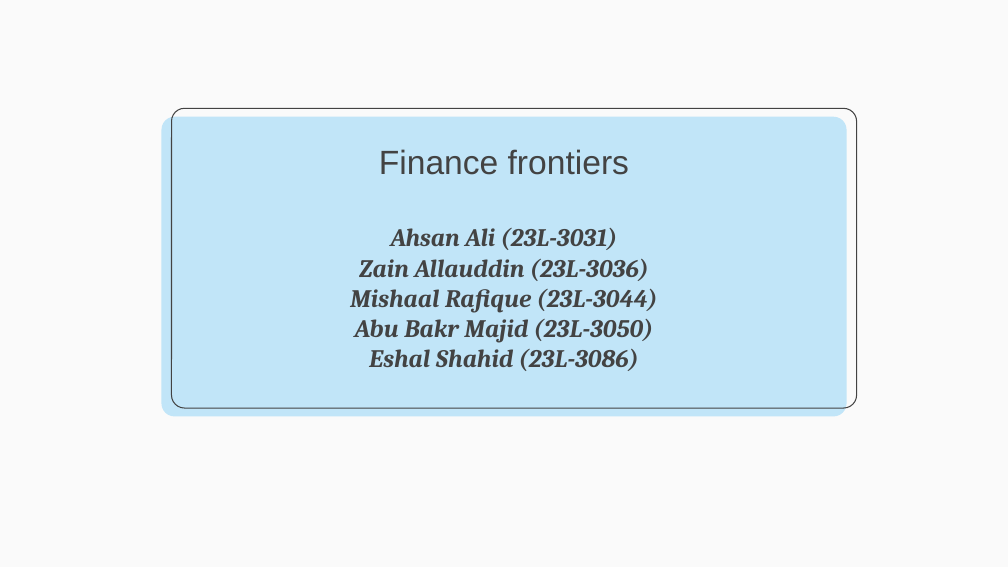
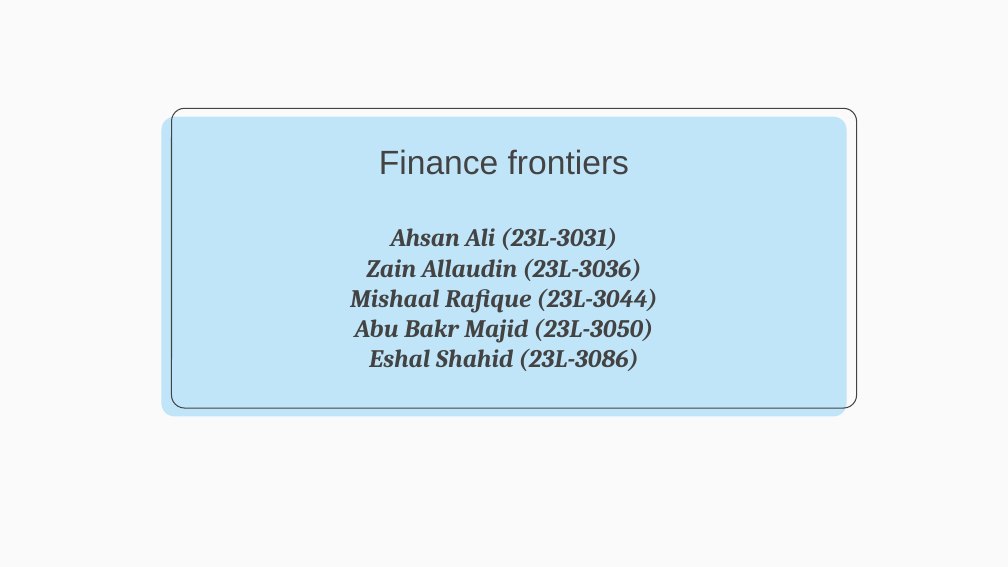
Before and after one commit to MianZainAllaudin/Personal-Finance-Tracker, a slide deck: slide 2 of Slides.pptx. Drawn at 1008x567 pixels with LibreOffice and Linux fonts; fonts in the diff are those of the drawing. Boxes give left, top, right and bottom in pixels: in the first picture for what was removed or moved away, otherwise in the second. Text is boxed around its words. In the diff, an @@ line names an element or a change of style, - is before the commit and + after.

Commit message:
Name's  Spelling Correction

```diff
--- a/Slides.pptx
+++ b/Slides.pptx
@@ title at bbox=[366, 259, 642, 281]: text changed @@
-Zain Allauddin (23L-3036)
+Zain Allaudin (23L-3036)
```
Also in this commit, not shown: 7 other slides changed.
